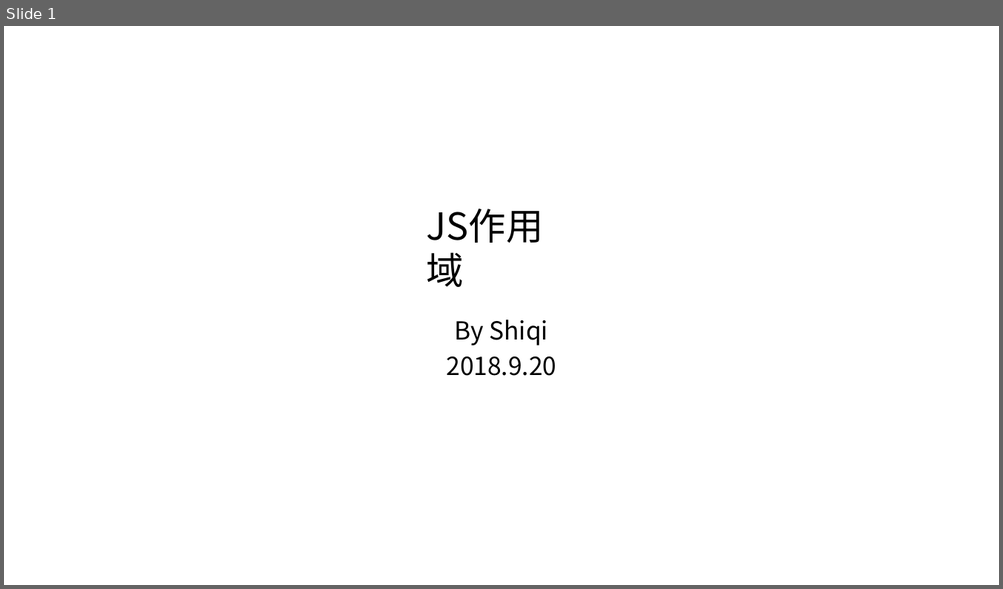
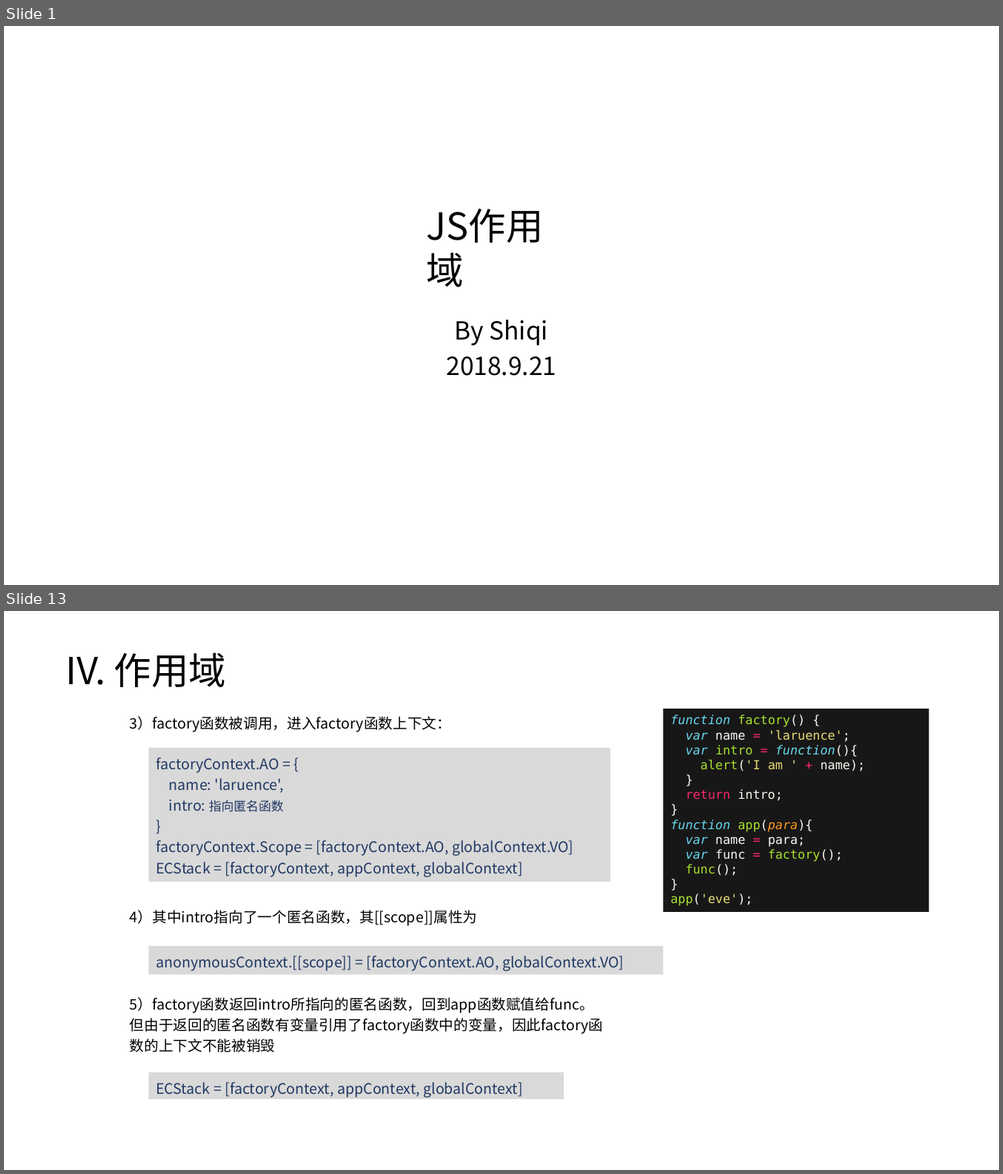
Before and after one commit to timeless15/timeless15.github.io, a slide deck: scope.pptx. Shown one above the other, each under a label of ours: slide 1 before the commit, slides 1 and 13 after it; the slides between them are not shown. The pictures are 1003x589 and 1003x1174 pixels, drawn with LibreOffice and Linux fonts; fonts in the diff are those of the drawing. Boxes give left, top, right and bottom in pixels: in the first picture for what was removed or moved away, otherwise in the second. Text is boxed around its words. In the diff, an @@ line names an element or a change of style, - is before the commit and + after.

```diff
--- a/scope.pptx
+++ b/scope.pptx
@@ slide 13 added at [4, 611, 999, 1170], background #FFFFFF @@
@@ text added at [65, 652, 226, 687], 36 pt, text #000000 @@
+IV. 作用域
@@ text added at [130, 716, 451, 732], 14 pt, text #000000 @@
+3）factory函数被调用，进入factory函数上下文：
@@ rectangle added at [663, 709, 928, 912], fill #181717, 12 pt, text #F8F8F2 @@
+function factory() {
+var name = 'laruence';
+var intro = function(){
+alert('I am ' + name);
+}
+return intro;
+}
+function app(para){
+var name = para;
+var func = factory();
+func();
+}
+app('eve');
@@ rectangle added at [149, 748, 611, 882], fill #D9D9D9, 14 pt, text #203864 @@
+factoryContext.AO = {
+name: 'laruence',
+intro: 指向匿名函数
+}
+factoryContext.Scope = [factoryContext.AO, globalContext.VO]
+ECStack = [factoryContext, appContext, globalContext]
@@ text added at [130, 910, 477, 926], 14 pt, text #000000 @@
+4）其中intro指向了一个匿名函数，其[[scope]]属性为
@@ rectangle added at [149, 946, 663, 974], fill #D9D9D9, 14 pt, text #203864 @@
+anonymousContext.[[scope]] = [factoryContext.AO, globalContext.VO]
@@ text added at [130, 997, 603, 1034], 14 pt, text #000000 @@
+5）factory函数返回intro所指向的匿名函数，回到app函数赋值给func。但由于返回的匿名函数有变量引用了factory函数中的变量，因此factory函数的上下文不能被销毁
@@ rectangle added at [149, 1073, 563, 1099], fill #D9D9D9, 14 pt, text #203864 @@
+ECStack = [factoryContext, appContext, globalContext]
@@ slide 1 changed as well @@
@@ text at [446, 357, 556, 376]: text changed @@
-2018.9.20
+2018.9.21
```
Also in this commit, not shown: 4 other slides changed, 9 other slides added, 1 slide removed, 8 other files.
